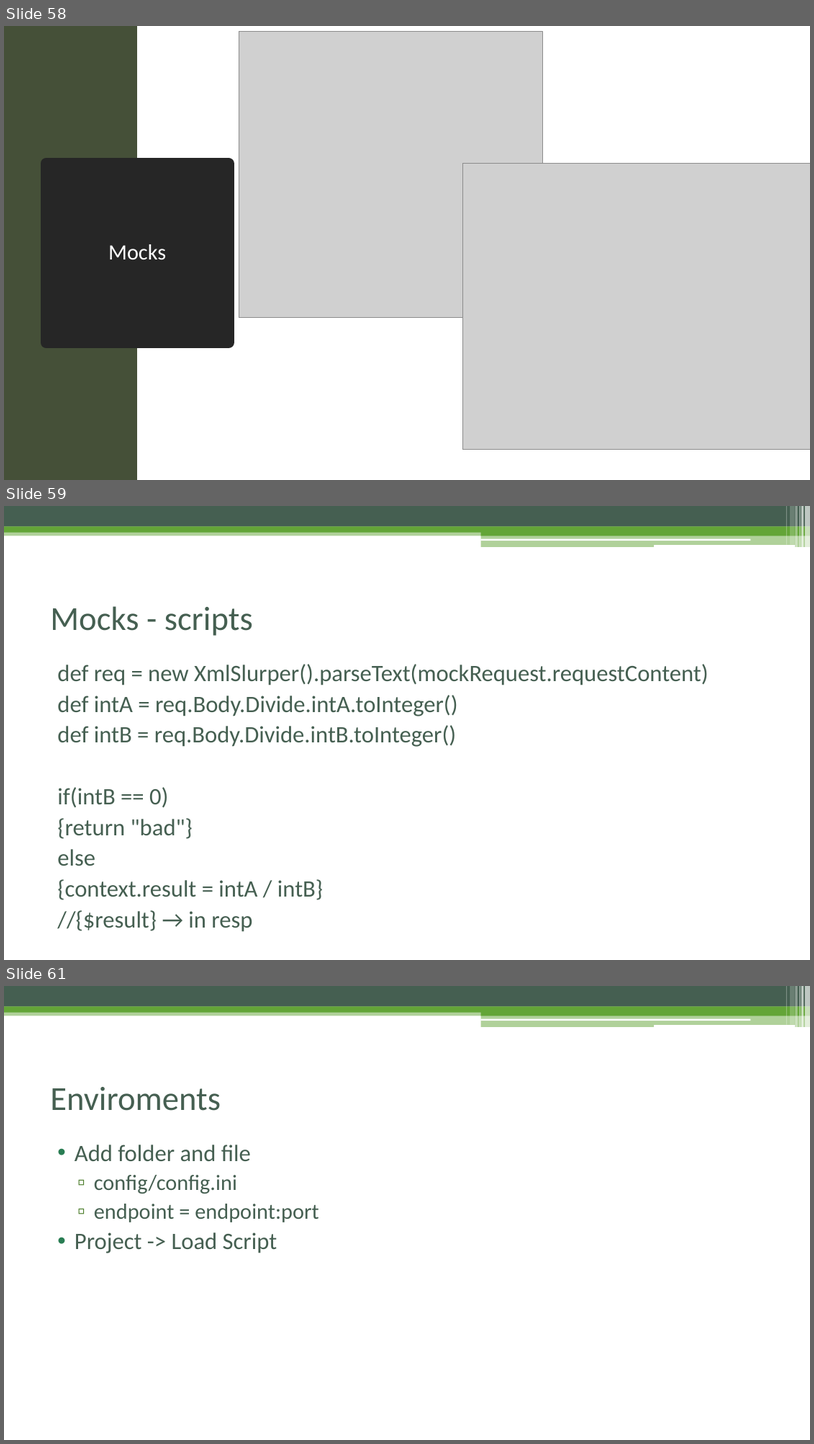
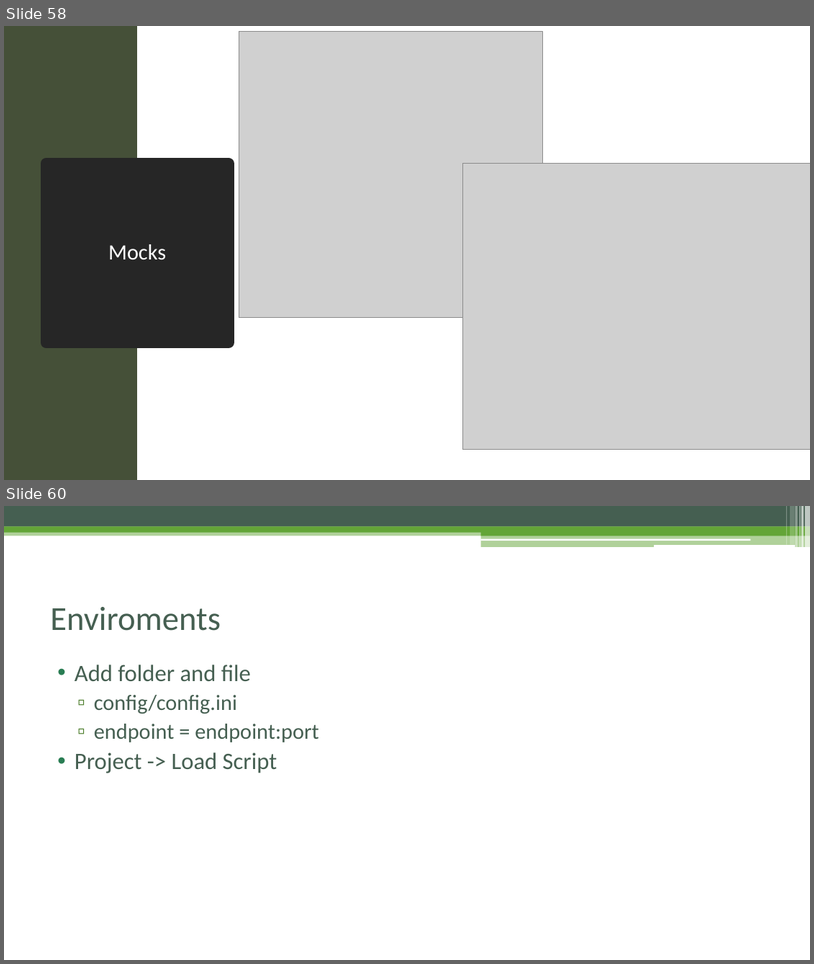
Before and after one commit to czyzyk29/SoapUI_Workshop, a slide deck: Warsztat_soapUI.pptx. Shown one above the other, each under a label of ours: slides 58, 59 and 61 before the commit, slides 58 and 60 after it; the slides between them are not shown. The pictures are 814x1444 and 814x964 pixels, drawn with LibreOffice and Linux fonts; fonts in the diff are those of the drawing; grey boxes stand for pictures. Boxes give left, top, right and bottom in pixels: in the first picture for what was removed or moved away, otherwise in the second. Text is boxed around its words. In the diff, an @@ line names an element or a change of style, - is before the commit and + after.

```diff
--- a/Warsztat_soapUI.pptx
+++ b/Warsztat_soapUI.pptx
@@ slide 59 removed at [4,506,810,960], background #FFFFFF; not listed: 13 template elements that a slide beside it also shows @@
@@ title removed at [50,606,253,636] @@
-Mocks - scripts
@@ text removed at [57,664,709,932] @@
-def req = new XmlSlurper().parseText(mockRequest.requestContent)
-def intA = req.Body.Divide.intA.toInteger()
-def intB = req.Body.Divide.intB.toInteger()
-if(intB == 0)
-{return "bad"}
-else
-{context.result = intA / intB}
-//{$result} → in resp
@@ what was slide 61 is now slide 60 @@
```
Also in this commit, not shown: 2 slides changed, 4 other files.
